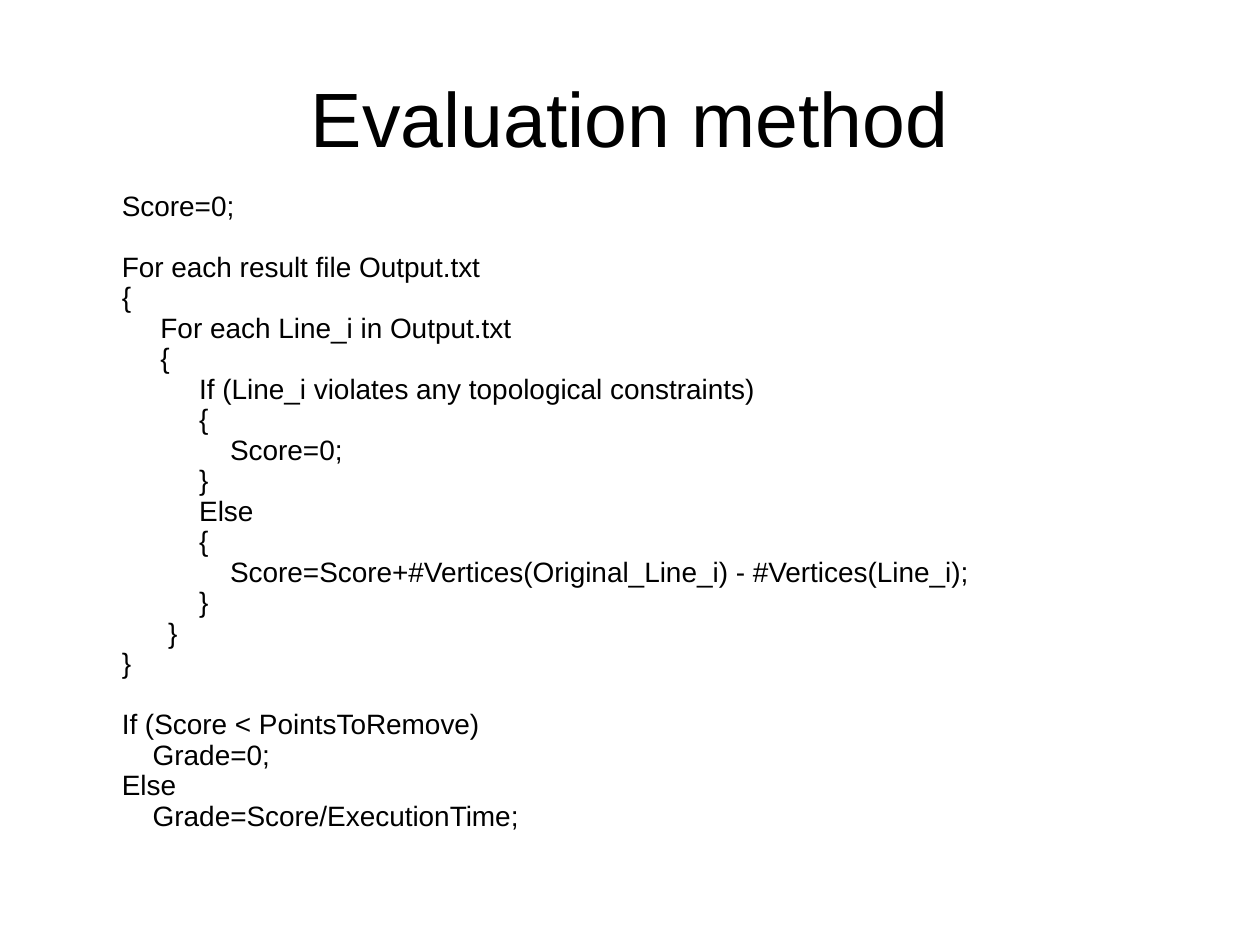
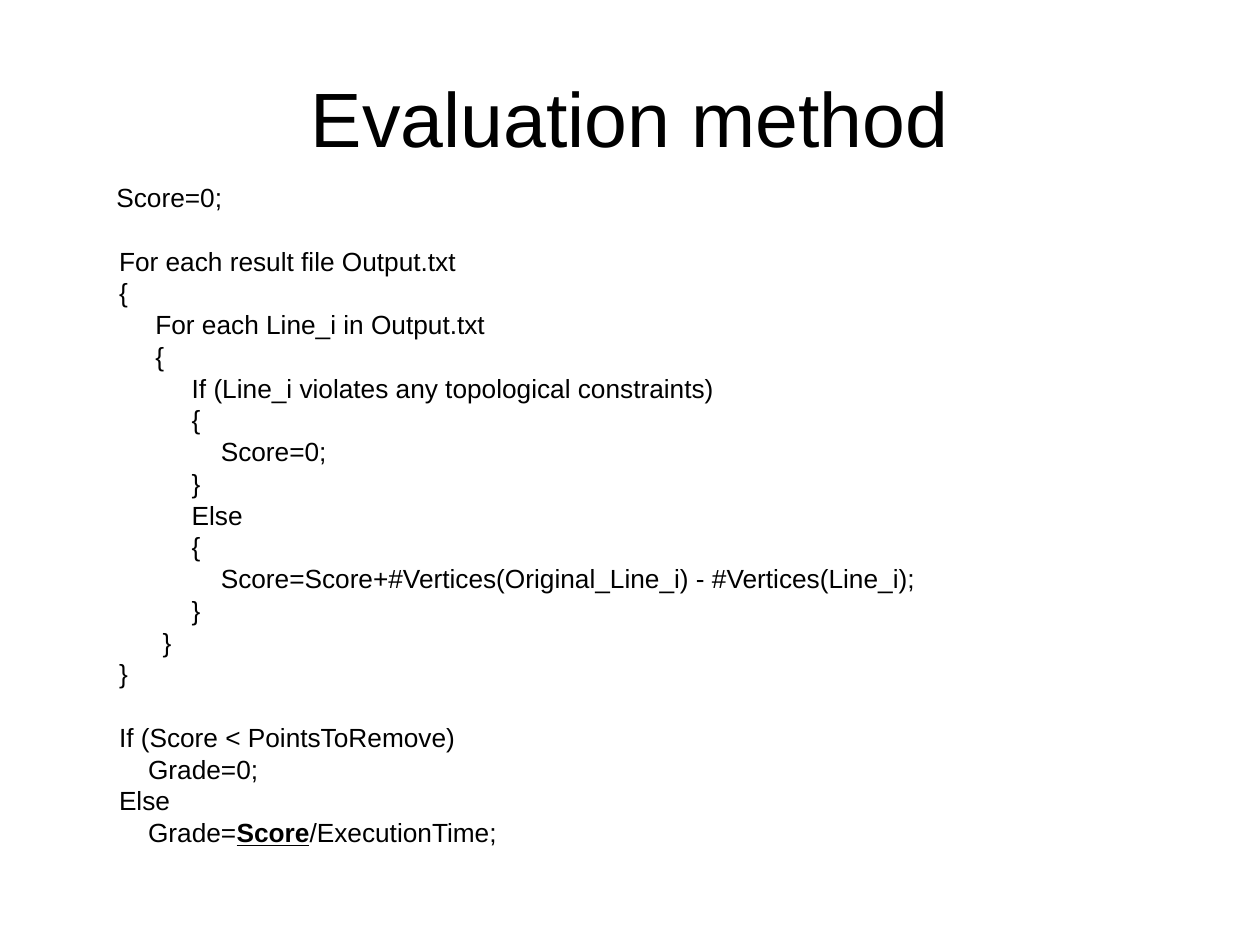
Before and after one commit to xdoobx/2014demo, a slide deck: slide 2 of docs/currentwork_05_06_2014.ppt. Drawn at 1260x945 pixels with LibreOffice and Linux fonts; fonts in the diff are those of the drawing. Boxes give left, top, right and bottom in pixels: in the first picture for what was removed or moved away, otherwise in the second. Text is boxed around its words. In the diff, an @@ line names an element or a change of style, - is before the commit and + after.

```diff
--- a/docs/currentwork_05_06_2014.ppt
+++ b/docs/currentwork_05_06_2014.ppt
@@ text "Score=0;": place and size @@
-text "Score=0;" at [122, 196, 969, 830]
+text "Score=0;" at [116, 188, 915, 846]
@@ text "Score=0;" at [116, 188, 915, 846]: size 16 to 15 pt; bold on, underline on in "Grade=Score/ExecutionTime;"; line spacing 0.7 to 0.8 @@
```
Also in this commit, not shown: 2 other slides changed, 5 slides added, 4 other files.
